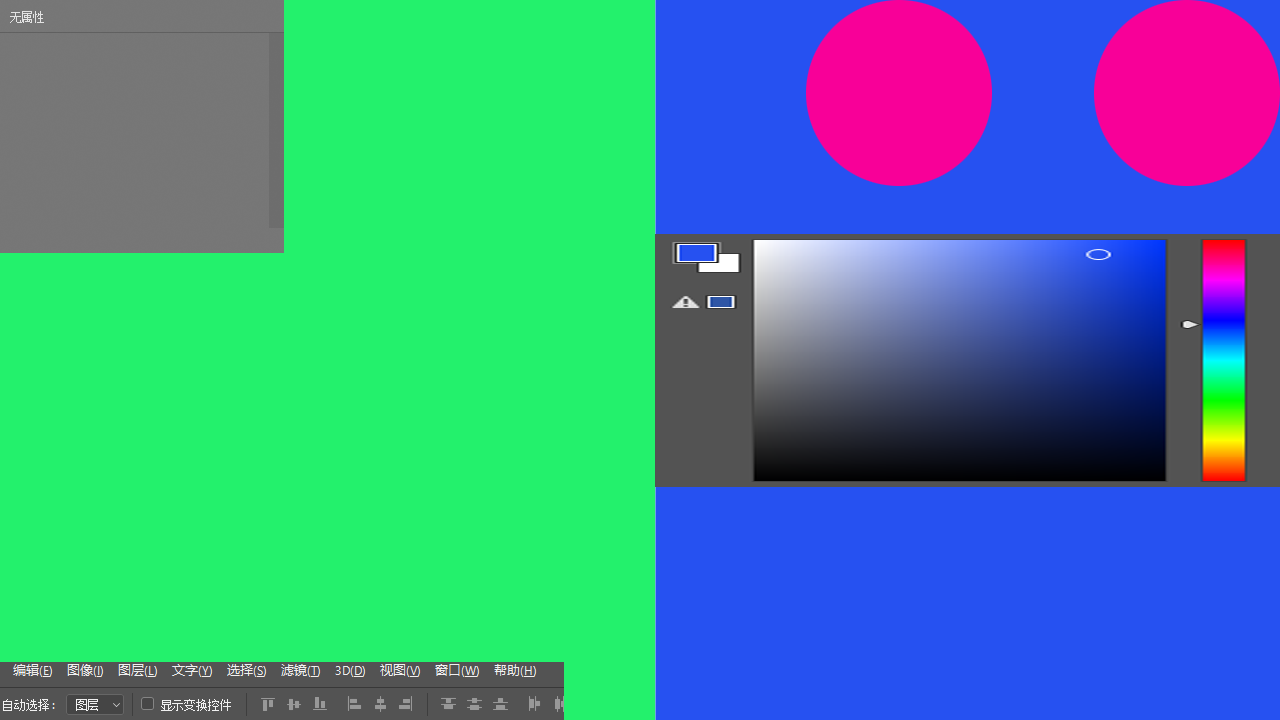
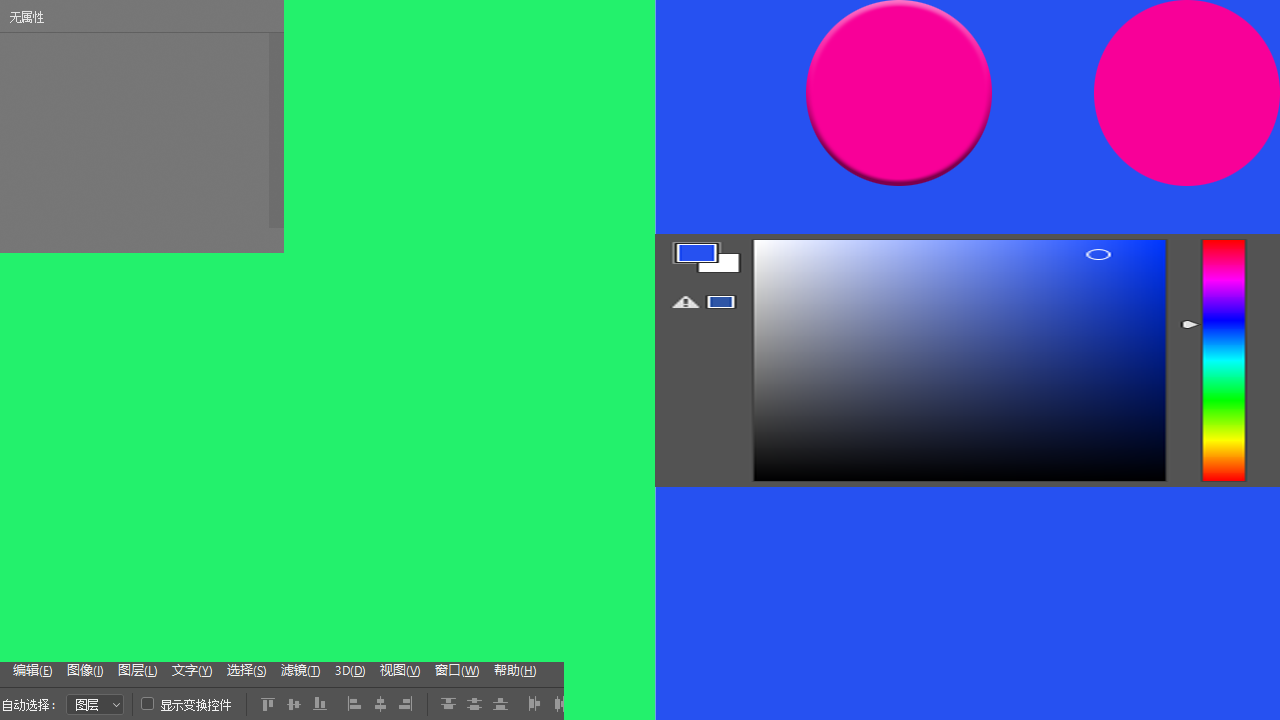
Layers edited between the first and the second w=1280, h=720 image:
pixels changed over (806, 0, 992, 186) (layer not identified)
